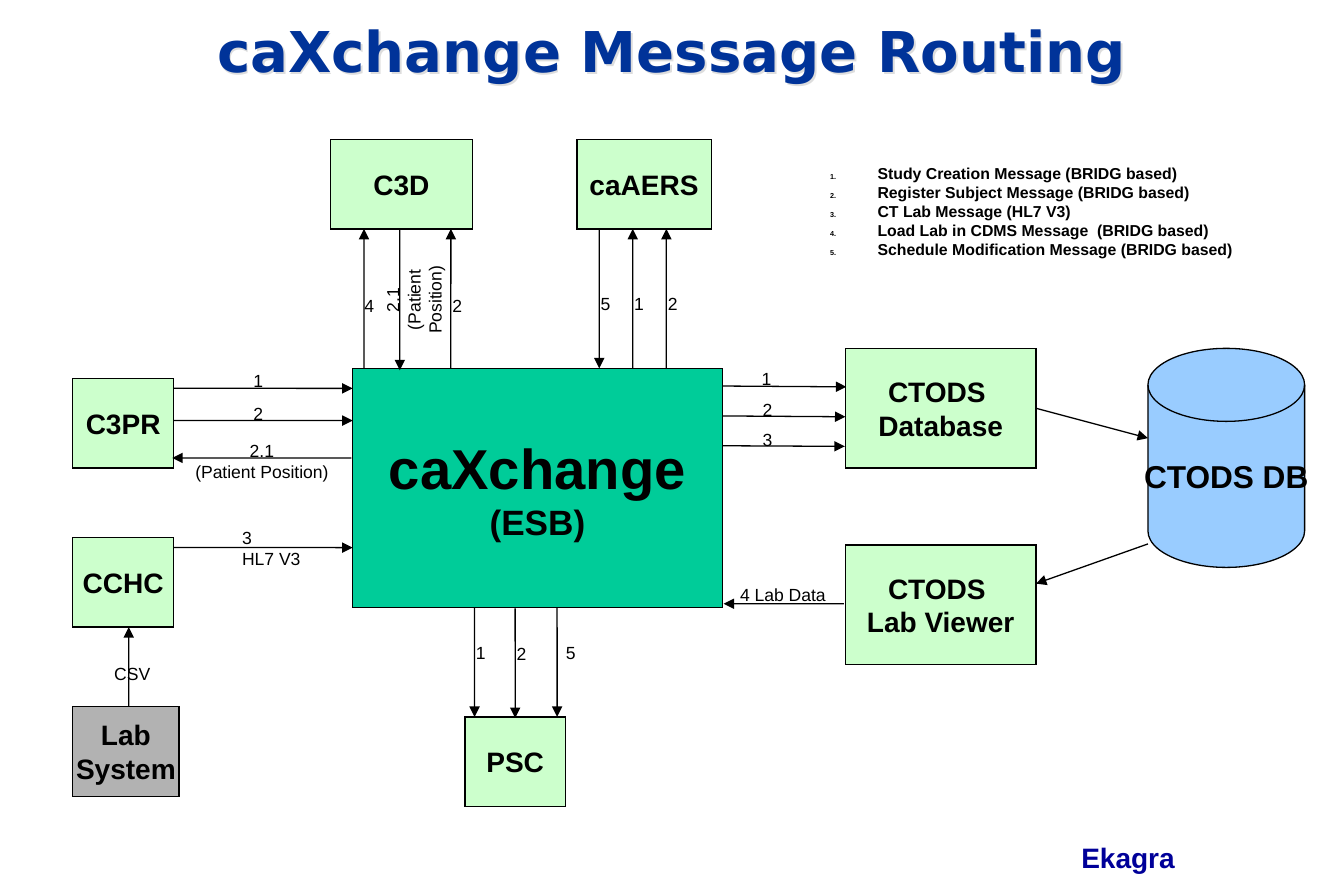
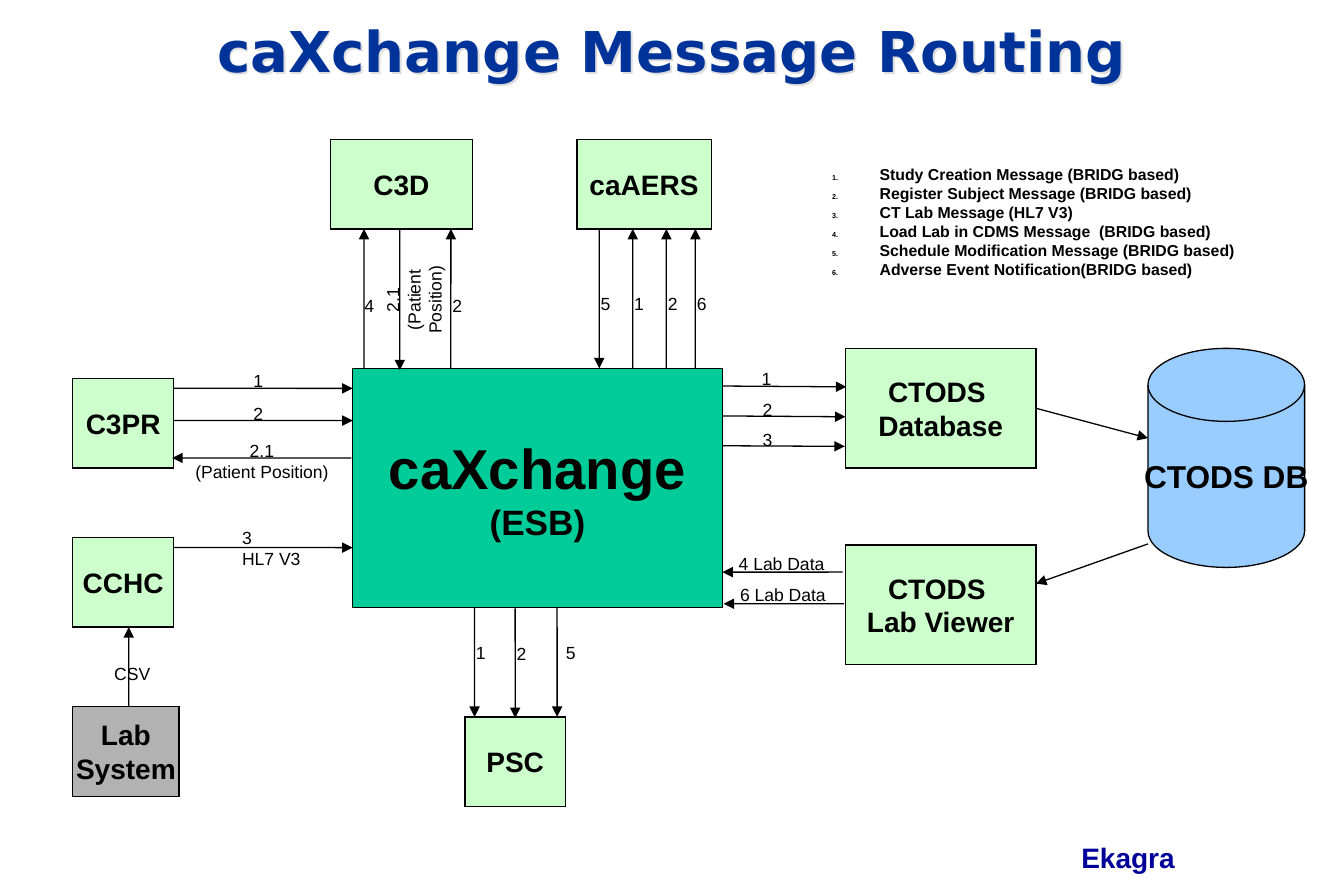
Before and after one commit to NCIP/labviewer-docs, a slide deck: slide 3 of Documentation/Overview/caXchange-Tool-at-a-glance.ppt. Drawn at 1344x896 pixels with LibreOffice and Linux fonts; fonts in the diff are those of the drawing; background and template pictures are left out. Boxes give left, top, right and bottom in pixels: in the first picture for what was removed or moved away, otherwise in the second. Text is boxed around its words. In the diff, an @@ line names an element or a change of style, - is before the commit and + after.

Commit message:
Added the link from LAbviewer to caAERS adverse event notification.
SVN-Revision: 1139

```diff
--- a/Documentation/Overview/caXchange-Tool-at-a-glance.ppt
+++ b/Documentation/Overview/caXchange-Tool-at-a-glance.ppt
@@ arrow added from (695, 368) to (695, 229), #000000 0.74 pt @@
@@ text at (x1=880, y1=263, x2=1192, y2=279): paragraph added @@
+6. Adverse Event Notification(BRIDG based)
@@ text added at (x1=697, y1=297, x2=707, y2=310), 10 pt, text #000000 @@
+6
@@ text "4 Lab Data" moved from (x1=740, y1=588, x2=826, y2=605) to (x1=739, y1=557, x2=824, y2=573) @@
@@ arrow added from (842, 571) to (722, 571), #000000 0.74 pt @@
@@ text added at (x1=740, y1=588, x2=826, y2=605), 10 pt, text #000000 @@
+6 Lab Data
```
Also in this commit, not shown: 2 other slides changed.
